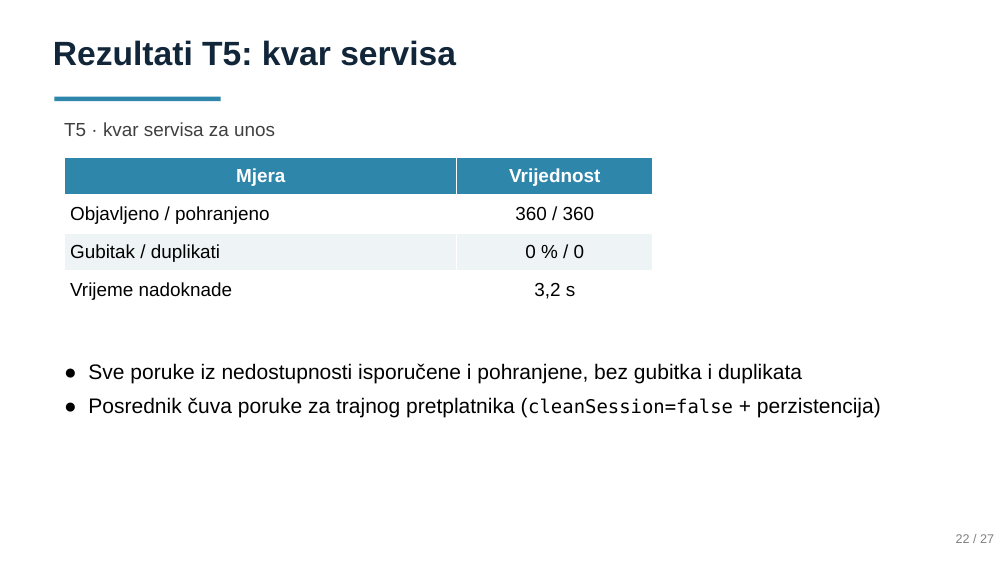
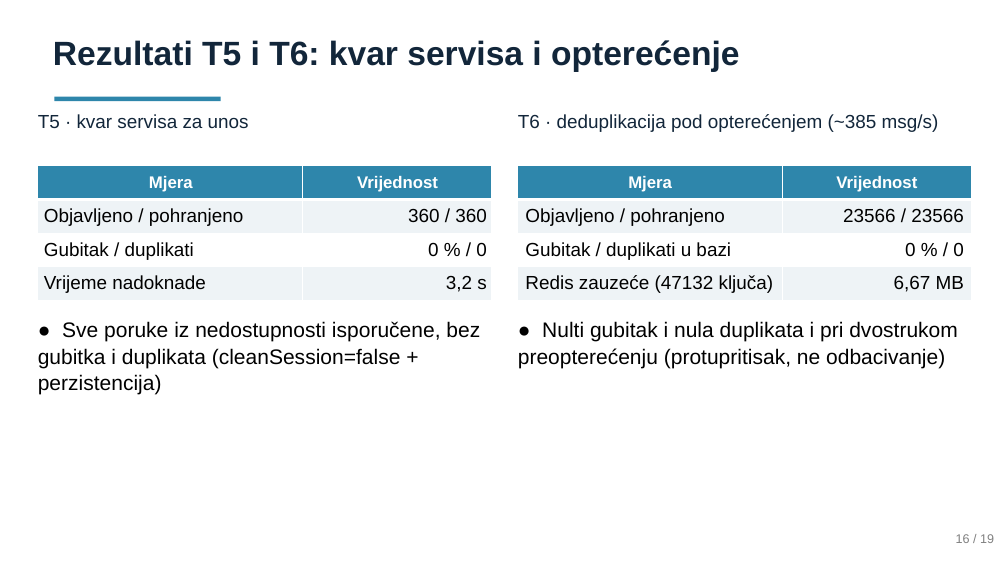
Before and after one commit to LukaIvekovic/iot-telemtry-processing, a slide deck: slide 16 of Prezentacija.pptx (slide 21 before the commit). Drawn at 1008x567 pixels with LibreOffice and Linux fonts; fonts in the diff are those of the drawing. Boxes give left, top, right and bottom in pixels: in the first picture for what was removed or moved away, otherwise in the second. Text is boxed around its words. In the diff, an @@ line names an element or a change of style, - is before the commit and + after.

```diff
--- a/Prezentacija.pptx
+++ b/Prezentacija.pptx
@@ text at (x1=53, y1=40, x2=740, y2=72): text changed @@
-Rezultati T5: kvar servisa
+Rezultati T5 i T6: kvar servisa i opterećenje
@@ text "T5 · kvar servisa za ..." moved from (x1=64, y1=122, x2=275, y2=136) to (x1=38, y1=114, x2=249, y2=128) @@
@@ text "T5 · kvar servisa za ..." at (x1=38, y1=114, x2=249, y2=128): text colour #404040 to #12263A @@
@@ text added at (x1=518, y1=114, x2=939, y2=132), 18 pt, text #12263A @@
+T6 · deduplikacija pod opterećenjem (~385 msg/s)
@@ table at (x1=38, y1=166, x2=492, y2=300) @@
@@ fill #FFFFFF to #EEF3F6 in 4 cells @@
@@ fill #EEF3F6 to #FFFFFF in row 3 @@
@@ size 18 to 16 pt in "Mjera", "Vrijednost" @@
@@ alignment centre to right @@
@@ table resized from (x1=64, y1=157, x2=653, y2=309) to (x1=38, y1=166, x2=492, y2=300) @@
@@ table added at (x1=518, y1=166, x2=972, y2=300), 4 rows, 2 columns @@
+Mjera | Vrijednost
+Objavljeno / pohranjeno | 23566 / 23566
+Gubitak / duplikati u bazi | 0 % / 0
+Redis zauzeće (47132 ključa) | 6,67 MB
@@ text at (x1=38, y1=321, x2=480, y2=395): text changed @@
-● Sve poruke iz nedostupnosti isporučene i pohranjene, bez gubitka i duplikata
-● Posrednik čuva poruke za trajnog pretplatnika (cleanSession=false + perzistencija)
+● Sve poruke iz nedostupnosti isporučene, bez gubitka i duplikata (cleanSession=false + perzistencija)
@@ text added at (x1=518, y1=321, x2=958, y2=368), 20 pt, text #000000 @@
+● Nulti gubitak i nula duplikata i pri dvostrukom preopterećenju (protupritisak, ne odbacivanje)
@@ text at (x1=956, y1=534, x2=994, y2=543): text changed @@
-22 / 27
+16 / 19
```
Also in this commit, not shown: 16 other slides changed, 1 slide added, 7 slides removed.
